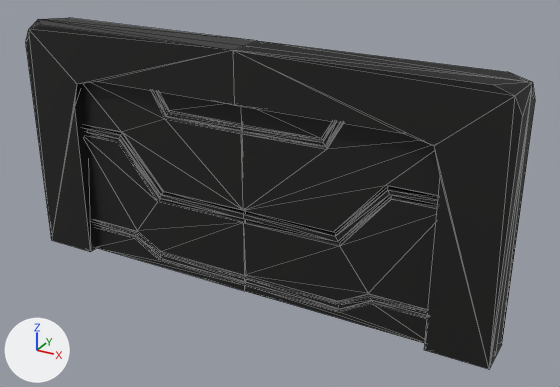
Renders of the glTF model SpaceHorrorGame/assets/large_door.glb from each side of a commit.
The view is the same before and after, from a 50 mm lens placed at (3.62, -5.95, 4.09), pointed at (0.3, 0.08, 1.08). The axes (+X, +Y, +Z) are drawn at lower left. The lights are the same throughout. Mesh edges are drawn as thin lines. Vertices at the same position are counted once.

Before the edit, the objects in view are built like this:
```python
me_cube_002 = bpy.data.meshes.new('Cube.002')
me_cube_002.from_pydata(...)  # 46 vertices, 100 faces; spans x -2.54..2.54, y -0.21..0.21, z 0.0..2.5
me_cube_002.materials.append(mat_material_001)  # black #191818
me_plane = bpy.data.meshes.new('Plane')
me_plane.from_pydata(...)  # 74 vertices, 148 faces; spans x -2.0..0.0, y 0.0..1.37, z -0.11..0.11
me_plane.materials.append(mat_material_001)  # black #191818
me_plane_001 = bpy.data.meshes.new('Plane.001')
me_plane_001.from_pydata(...)  # 146 vertices, 320 faces; spans x -2.0..2.0, y 0.8..2.0, z -0.11..0.11
me_plane_001.materials.append(mat_material_001)  # black #191818
me_plane_002 = bpy.data.meshes.new('Plane.002')
me_plane_002.from_pydata(...)  # 74 vertices, 148 faces; spans x -2.0..0.0, y 0.0..1.37, z -0.11..0.11
me_plane_002.materials.append(mat_material_001)  # black #191818
ob_bottom_panel_l = bpy.data.objects.new('Bottom_Panel_L', me_plane_002)
ob_bottom_panel_l.location = (0.0, 0.0, 0.0)
ob_bottom_panel_l.rotation_euler = (-1.571, 0.0, 0.0)  # degrees (-90, 0, 0)
ob_bottom_panel_l.scale = (-1.0, -1.0, -1.0)
ob_bottom_panel_r = bpy.data.objects.new('Bottom_Panel_R', me_plane)
ob_bottom_panel_r.location = (0.0, 0.0, 0.0)
ob_bottom_panel_r.rotation_euler = (1.571, 0.0, 0.0)  # degrees (90, 0, 0)
ob_frame = bpy.data.objects.new('Frame', me_cube_002)
ob_frame.location = (-0.005, 0.001, -0.003)
ob_upper_panel = bpy.data.objects.new('Upper_Panel', me_plane_001)
ob_upper_panel.location = (0.0, 0.0, 0.0)
ob_upper_panel.rotation_euler = (1.571, 0.0, 0.0)  # degrees (90, 0, 0)
```
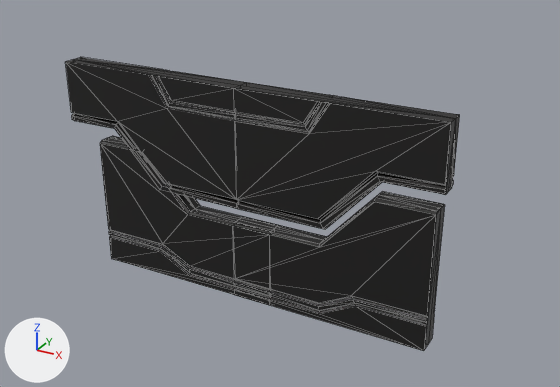
Changed parts and their boxes (x1, y1, x2, y2) in the pictures (560 x 387 px):
'Frame', deleted (black)
    before: (26, 18, 535, 369)
'Upper_Panel', reshaped, moved, rescaled (10% wider, 7% taller)
    before: (80, 82, 440, 242)
    after: (65, 57, 460, 229)
'Bottom_Panel_L', reshaped, moved, rescaled (8% wider, 8% taller)
    before: (243, 196, 437, 343)
    after: (235, 192, 445, 351)
'Bottom_Panel_R', reshaped, moved, rescaled (12% wider, 7% taller)
    before: (85, 133, 245, 291)
    after: (100, 136, 279, 305)

The change, as a diff of the scene's bpy script:
```diff
--- a/SpaceHorrorGame/assets/large_door.glb.py
+++ b/SpaceHorrorGame/assets/large_door.glb.py
@@ me_plane_001 @@
 # used by ob_upper_panel; location = (0.0, 0.0, 0.0); rotation_euler = (1.571, 0.0, 0.0), in degrees (90, 0, 0)
-me_plane_001.from_pydata(...)  # 146 vertices, 320 faces; spans x -2.0..2.0, y 0.8..2.0, z -0.11..0.11
+me_plane_001.from_pydata(...)  # 146 vertices, 320 faces; spans x -1.81..1.81, y 0.82..2.03, z -0.11..0.11
+# me_plane_001 part 1: 140 vertices removed from x -2.0..2.0, y 0.8..2.0, z -0.11..0.11; 140 vertices added at x -1.81..1.81, y 0.82..2.03, z -0.11..0.11
 me_plane_001.materials.append(mat_material_001)
@@ me_plane @@
 # used by ob_bottom_panel_r; location = (0.0, 0.0, 0.0); rotation_euler = (1.571, 0.0, 0.0), in degrees (90, 0, 0)
-me_plane.from_pydata(...)  # 74 vertices, 148 faces; spans x -2.0..0.0, y 0.0..1.37, z -0.11..0.11
+me_plane.from_pydata(...)  # 74 vertices, 148 faces; spans x -1.81..0.0, y 0.03..1.39, z -0.11..0.11
+# me_plane part 2: 74 vertices removed from x -2.0..0.0, y 0.0..1.37, z -0.11..0.11; 74 vertices added at x -1.81..0.0, y 0.03..1.39, z -0.11..0.11
 me_plane.materials.append(mat_material_001)
@@ me_plane_002 @@
 # used by ob_bottom_panel_l; location = (0.0, 0.0, 0.0); rotation_euler = (-1.571, 0.0, 0.0), in degrees (-90, 0, 0); scale = (-1.0, -1.0, -1.0)
-me_plane_002.from_pydata(...)  # 74 vertices, 148 faces; spans x -2.0..0.0, y 0.0..1.37, z -0.11..0.11
+me_plane_002.from_pydata(...)  # 74 vertices, 148 faces; spans x -1.81..0.0, y 0.03..1.4, z -0.11..0.11
+# me_plane_002 part 3: 74 vertices removed from x -2.0..0.0, y 0.0..1.37, z -0.11..0.11; 74 vertices added at x -1.81..0.0, y 0.03..1.4, z -0.11..0.11
 me_plane_002.materials.append(mat_material_001)
@@ ob_frame @@
-ob_frame = bpy.data.objects.new('Frame', me_cube_002)
-ob_frame.location = (-0.005, 0.001, -0.003)
@@ ob_upper_panel @@
 ob_upper_panel = bpy.data.objects.new('Upper_Panel', me_plane_001)
-ob_upper_panel.location = (0.0, 0.0, 0.0)
+ob_upper_panel.location = (0.0, -0.114, 0.132)
 ob_upper_panel.rotation_euler = (1.571, 0.0, 0.0)  # degrees (90, 0, 0)
+ob_upper_panel.scale = (1.1, 1.0, 1.0)
@@ ob_bottom_panel_r @@
 ob_bottom_panel_r = bpy.data.objects.new('Bottom_Panel_R', me_plane)
-ob_bottom_panel_r.location = (0.0, 0.0, 0.0)
+ob_bottom_panel_r.location = (0.356, -0.114, -0.026)
 ob_bottom_panel_r.rotation_euler = (1.571, 0.0, 0.0)  # degrees (90, 0, 0)
+ob_bottom_panel_r.scale = (1.1, 1.0, 1.0)
@@ ob_bottom_panel_l @@
 ob_bottom_panel_l = bpy.data.objects.new('Bottom_Panel_L', me_plane_002)
-ob_bottom_panel_l.location = (0.0, 0.0, 0.0)
+ob_bottom_panel_l.location = (-0.053, -0.114, -0.031)
 ob_bottom_panel_l.rotation_euler = (-1.571, 0.0, 0.0)  # degrees (-90, 0, 0)
-ob_bottom_panel_l.scale = (-1.0, -1.0, -1.0)
+ob_bottom_panel_l.scale = (-1.1, -1.0, -1.0)
```
